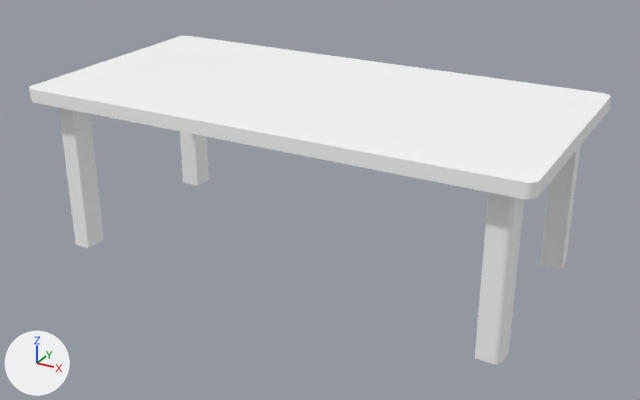
What one commit did to the glTF model public/models/diningtable.glb.
Before and after are seen from a 50 mm lens placed at (1.59, -2.85, 1.66), pointed at (0.03, -0.03, 0.25). Arrows for +X, +Y and +Z are at lower left; the lights stay in place. The first picture is the older version.

The first picture shows 'Table.001'.
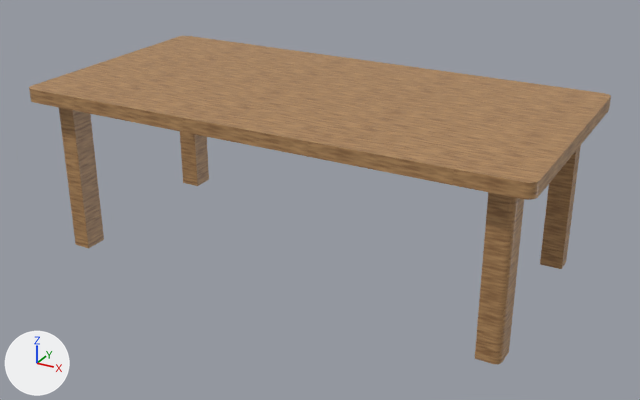
The change in detail:
Picture 'WoodTex' (img_woodtex) is new.
Material 'TableWood' (mat_tablewood) is new.
Its texture is img_woodtex.
Its roughness is 0.45.
me_cube_001 has 192 vertices, 324 faces and spans x -1.0..1.0, y -0.5..0.5, z -0.43..0.25.
me_cube_001 no longer uses material mat_material_001 (white #ffffff).
me_cube_001 gains material mat_tablewood (picture img_woodtex).

Boxes (x1, y1, x2, y2) around the edits, measured in the pictures (640 x 400 px):
'Table.001', recoloured (white to brown): (29, 36, 611, 364) in both
